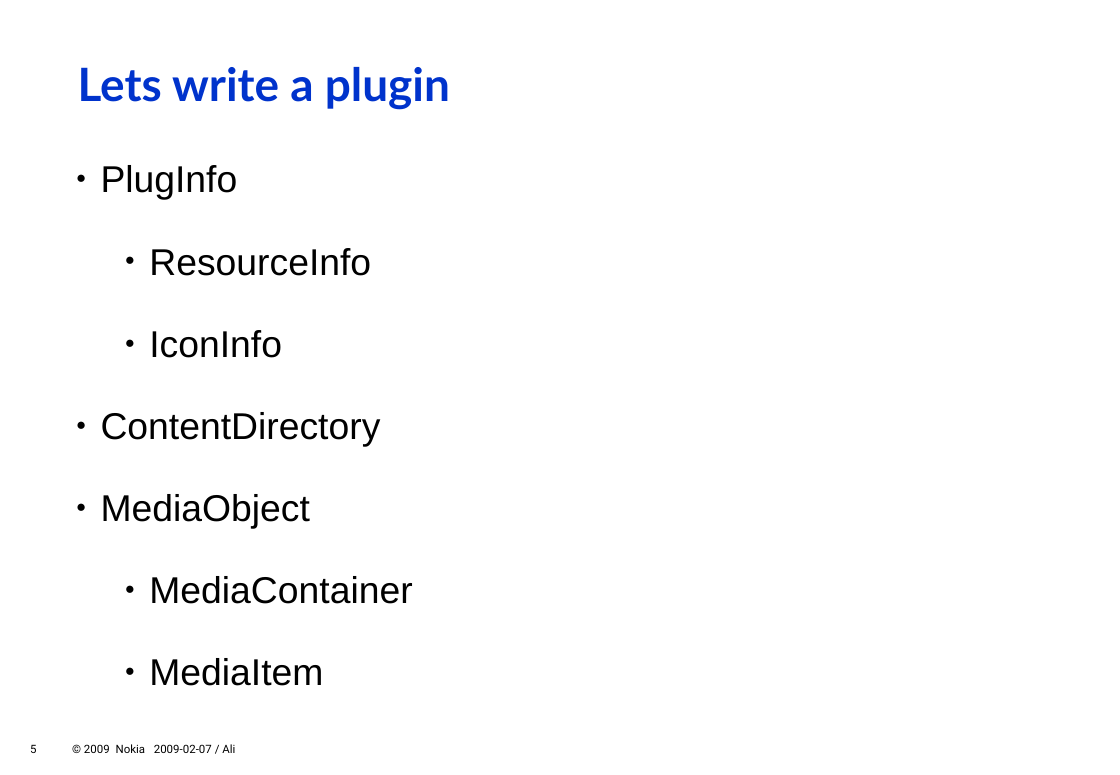
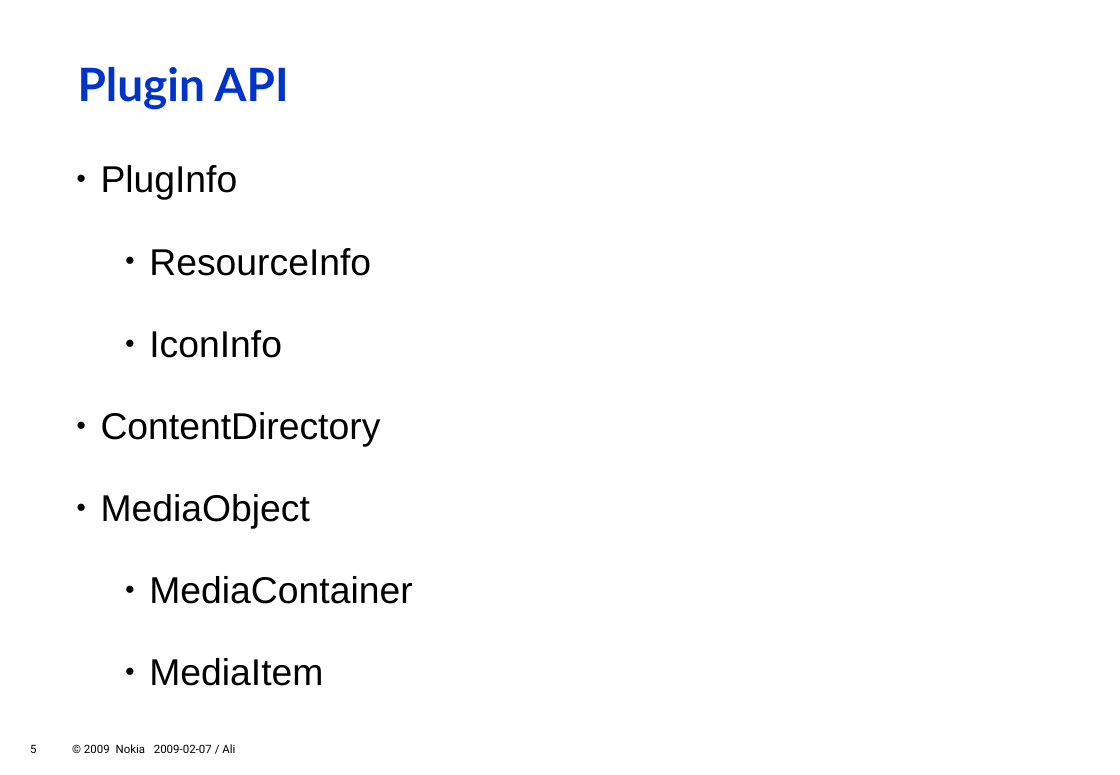
Before and after one commit to zeenix/rygel-presentation-2009, a slide deck: slide 5 of slides.odp. Drawn at 1120x775 pixels with LibreOffice and Linux fonts; fonts in the diff are those of the drawing; background and template pictures are left out. Boxes give left, top, right and bottom in pixels: in the first picture for what was removed or moved away, otherwise in the second. Text is boxed around its words. In the diff, an @@ line names an element or a change of style, - is before the commit and + after.

Commit message:
Separate slide for "Plugin API" introduction.

```diff
--- a/slides.odp
+++ b/slides.odp
@@ title at <box>78,67,289,110</box>: text changed @@
-Lets write a plugin
+Plugin API
```
Also in this commit, not shown: 1 slide added.
